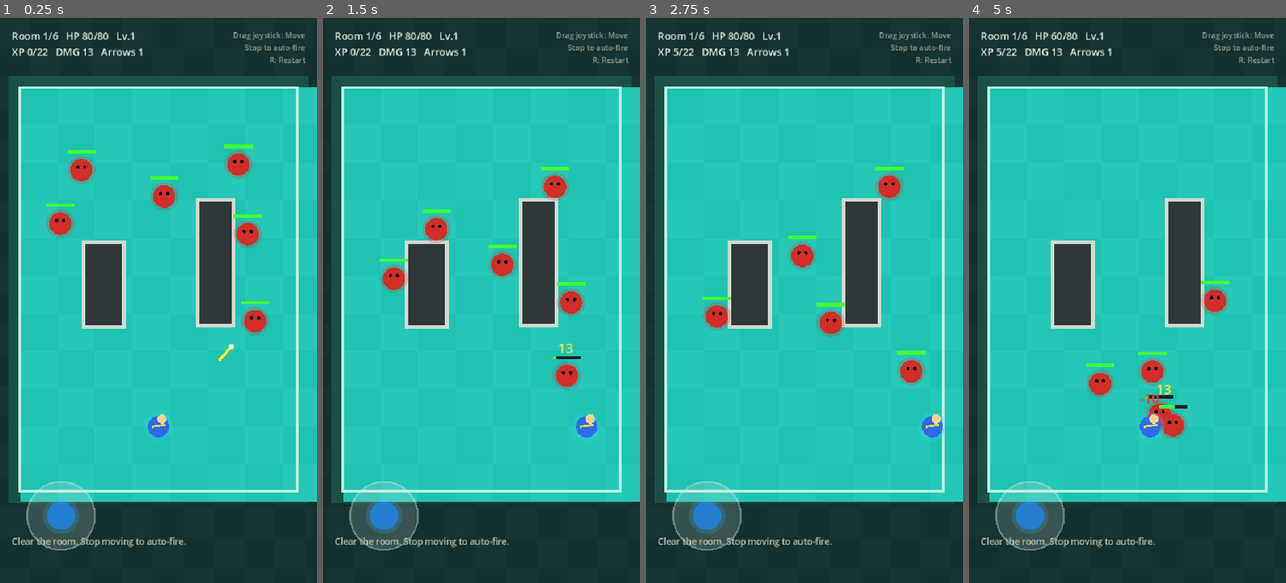
Above: before the commit, frames 1-4 (left to right).
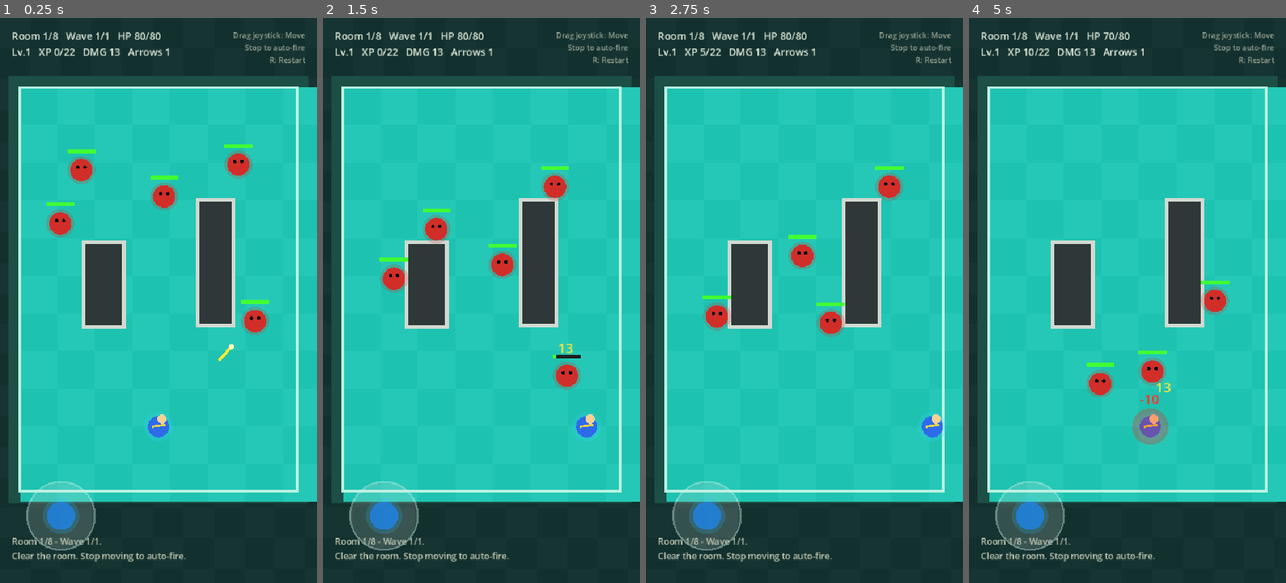
Above: after the commit, the same moments.

Repository: Stoner609/jade-bow-arrow
Game: Godot game, scene res://Main.tscn
Two runs of this game, one before a commit and one after it. Both use one fixed random seed, a clock stepped at 60 frames per second and the inputs below.
Inputs (mouse positions are in pixels of both pictures, inside the frame that each line leads up to):
- Up to frame 1 (0.25 s): no input
- Up to frame 2 (1.5 s): tap Enter at 0.5 s; move the mouse to (551, 272) at 0.52 s; hold Right (move_right) 0.53-1.25 s; tap 1 at 0.6 s; click (551, 272) at 0.67 s; drag from (418, 328) to (465, 413) at 1.27 s
- Up to frame 3 (2.75 s): move the mouse to (836, 176) at 2.02 s; hold Right (move_right) from 2.03 s (still down); tap 3 at 2.1 s
- Up to frame 4 (5 s): release Right (move_right) at 2.75 s; drag from (1111, 413) to (1032, 215) at 2.77 s; move the mouse to (1222, 385) at 3.52 s; hold Left (move_left) 3.53-4.25 s; tap 2 at 3.6 s; drag from (1032, 215) to (1079, 159) at 4.27 s

The runs differ from the first frame. In frame 1, 2.0% of the frame differs, in the area x 3-85%, y 2-97%; in frame 2, 2.0%; in frame 3, 2.0%; in frame 4, 2.6%, in the area x 3-79%, y 2-97%.

Commit message:
Add playable chapter waves and boss room

Diff:
--- a/scripts/actors/enemy.gd
+++ b/scripts/actors/enemy.gd
@@ -13,13 +13,24 @@
 	var hp := 24 + room_index * 6
 	var speed := 92.0 + room_index * 5.0
 	var touch := 9 + room_index
+	var radius := 19.0
 	if kind == "spitter":
 		hp = 19 + room_index * 5
 		speed = 74.0
+	elif kind == "runner":
+		hp = 18 + room_index * 5
+		speed = 138.0 + room_index * 4.0
+		touch = 8 + room_index
 	elif kind == "brute":
 		hp = 46 + room_index * 10
 		speed = 64.0
 		touch = 15 + room_index
+		radius = 22.0
+	elif kind == "boss":
+		hp = 280 + room_index * 28
+		speed = 58.0
+		touch = 20 + room_index
+		radius = 32.0
 
 	return {
 		"kind": kind,
@@ -28,6 +39,7 @@
 		"max_hp": hp,
 		"speed": speed,
 		"touch": touch,
+		"radius": radius,
 		"hit_cd": 0.0,
 		"shoot_cd": rng.randf_range(0.4, 1.4)
 	}
@@ -36,6 +48,10 @@
 static func color_for(kind: String) -> Color:
 	if kind == "spitter":
 		return Color(0.58, 0.18, 0.82)
+	if kind == "runner":
+		return Color(0.92, 0.42, 0.12)
 	if kind == "brute":
 		return Color(0.16, 0.46, 0.24)
+	if kind == "boss":
+		return Color(0.58, 0.08, 0.12)
 	return Color(0.82, 0.18, 0.16)
--- a/scripts/core/constants.gd
+++ b/scripts/core/constants.gd
@@ -2,7 +2,7 @@
 
 const VIEW_SIZE := Vector2(540, 960)
 const ARENA := Rect2(Vector2(34, 118), Vector2(472, 686))
-const MAX_ROOMS := 6
+const MAX_ROOMS := 8
 const PLAYER_RADIUS := 18.0
 const ENEMY_RADIUS := 19.0
 const ARROW_RADIUS := 6.0
--- a/scripts/core/game.gd
+++ b/scripts/core/game.gd
@@ -21,6 +21,9 @@
 var rng := RandomNumberGenerator.new()
 var mode := Mode.PLAYING
 var room_index := 1
+var wave_index := 0
+var total_waves := 1
+var wave_break_timer := 0.0
 var elapsed := 0.0
 var room_clear := false
 var fire_timer := 0.0
@@ -63,6 +66,7 @@
 	_update_enemies(delta)
 	_update_pickups()
 	_update_floating_texts(delta)
+	_update_wave_flow(delta)
 	_check_room_clear()
 	_refresh()
 
@@ -132,6 +136,9 @@
 func _new_run() -> void:
 	mode = Mode.PLAYING
 	room_index = 1
+	wave_index = 0
+	total_waves = 1
+	wave_break_timer = 0.0
 	elapsed = 0.0
 	fire_timer = 0.0
 	damage_flash = 0.0
@@ -157,12 +164,23 @@
 	arrows.clear()
 	enemy_shots.clear()
 	pickups.clear()
+	wave_break_timer = 0.0
 	_generate_obstacles()
-
-	var count := 4 + room_index * 2
-	for i in count:
-		var kind := EnemyModel.choose_kind(room_index, rng)
+	total_waves = RoomManager.wave_count(room_index, Constants.MAX_ROOMS)
+	wave_index = 0
+	_start_next_wave()
+
+
+# 用途：產生目前房間的下一波敵人。
+func _start_next_wave() -> void:
+	wave_index += 1
+	var wave: Array[String] = RoomManager.enemy_wave(room_index, wave_index, Constants.MAX_ROOMS)
+	for kind in wave:
 		_spawn_enemy(kind)
+	if room_index >= Constants.MAX_ROOMS:
+		_log("Final room. Defeat the boss.")
+	else:
+		_log("Room %d/%d - Wave %d/%d." % [room_index, Constants.MAX_ROOMS, wave_index, total_waves])
 
 
 # 用途：依照房間編號產生不同配置的場地障礙物。
@@ -263,7 +281,15 @@
 
 		var to_player: Vector2 = player.pos - enemy.pos
 		var distance: float = to_player.length()
-		if enemy.kind == "spitter" and distance < 520.0:
+		if enemy.kind == "boss" and distance < 620.0:
+			if distance < 300.0:
+				enemy.pos -= to_player.normalized() * float(enemy.speed) * 0.35 * delta
+			elif distance > 420.0:
+				enemy.pos += to_player.normalized() * float(enemy.speed) * delta
+			if enemy.shoot_cd <= 0.0:
+				_fire_enemy_spread(enemy.pos, to_player.normalized(), 5, 0.22)
+				enemy.shoot_cd = rng.randf_range(1.0, 1.35)
+		elif enemy.kind == "spitter" and distance < 520.0:
 			if distance < 220.0:
 				enemy.pos -= to_player.normalized() * float(enemy.speed) * 0.7 * delta
 			if enemy.shoot_cd <= 0.0:
@@ -272,10 +298,11 @@
 		else:
 			enemy.pos += to_player.normalized() * float(enemy.speed) * delta
 
-		enemy.pos = _clamp_to_arena(enemy.pos, Constants.ENEMY_RADIUS)
-		enemy.pos = _push_out_of_obstacles(enemy.pos, Constants.ENEMY_RADIUS)
-
-		if distance <= Constants.PLAYER_RADIUS + Constants.ENEMY_RADIUS + 2.0 and enemy.hit_cd <= 0.0:
+		var radius: float = enemy.get("radius", Constants.ENEMY_RADIUS)
+		enemy.pos = _clamp_to_arena(enemy.pos, radius)
+		enemy.pos = _push_out_of_obstacles(enemy.pos, radius)
+
+		if distance <= Constants.PLAYER_RADIUS + radius + 2.0 and enemy.hit_cd <= 0.0:
 			_damage_player(int(enemy.touch))
 			enemy.hit_cd = 0.75
 
@@ -283,6 +310,15 @@
 # 用途：從指定位置朝指定方向產生敵人的遠程子彈。
 func _fire_enemy_shot(origin: Vector2, direction: Vector2) -> void:
 	enemy_shots.append(EnemyShotModel.create(origin, direction, room_index))
+
+
+# 用途：讓 Boss 或特殊敵人一次發射多顆散射子彈。
+func _fire_enemy_spread(origin: Vector2, direction: Vector2, count: int, spread: float) -> void:
+	for i in count:
+		var offset := 0.0
+		if count > 1:
+			offset = (float(i) - float(count - 1) * 0.5) * spread
+		_fire_enemy_shot(origin, direction.rotated(offset))
 
 
 # 用途：更新敵人子彈飛行、撞牆消失與命中玩家傷害。
@@ -308,11 +344,13 @@
 	enemy.pos += direction * 8.0
 	floating_texts.append({"pos": enemy.pos + Vector2(-12, -24), "text": str(damage), "color": Color(1.0, 0.9, 0.22), "life": 0.65})
 	if enemy.hp <= 0:
-		var xp_value: int = 4 + room_index
+		var xp_value: int = 24 if enemy.kind == "boss" else 4 + room_index
 		var drop_pos: Vector2 = enemy.pos
 		enemies.remove_at(index)
 		pickups.append(PickupModel.xp(drop_pos, xp_value))
-		if rng.randf() < 0.16:
+		if enemy.kind == "boss":
+			pickups.append(PickupModel.heart(drop_pos + Vector2(20, 12), 28))
+		elif rng.randf() < 0.16:
 			pickups.append(PickupModel.heart(drop_pos + Vector2(rng.randf_range(-18, 18), rng.randf_range(-18, 18)), 12))
 
 
@@ -377,10 +415,26 @@
 func _check_room_clear() -> void:
 	if room_clear or enemies.size() > 0:
 		return
+	if wave_index < total_waves:
+		if wave_break_timer <= 0.0:
+			wave_break_timer = 1.15
+			arrows.clear()
+			enemy_shots.clear()
+			_log("Wave clear. Next wave incoming.")
+		return
 	room_clear = true
 	arrows.clear()
 	enemy_shots.clear()
 	_log("Room clear. Enter the glowing gate.")
+
+
+# 用途：處理波次之間的短暫間隔，倒數結束後生成下一波敵人。
+func _update_wave_flow(delta: float) -> void:
+	if wave_break_timer <= 0.0 or enemies.size() > 0 or room_clear:
+		return
+	wave_break_timer -= delta
+	if wave_break_timer <= 0.0 and wave_index < total_waves:
+		_start_next_wave()
 
 
 # 用途：玩家進入傳送門後推進到下一房，或在最後房間通關。
@@ -390,7 +444,8 @@
 		_log("Chapter cleared. Press R for another run.")
 		return
 	room_index += 1
-	player.hp = min(int(player.max_hp), int(player.hp) + 10)
+	var room_heal := 16 if room_index == Constants.MAX_ROOMS else 10
+	player.hp = min(int(player.max_hp), int(player.hp) + room_heal)
 	player.pos = _player_start_position()
 	_spawn_room()
 	_log("Room %d/%d. Keep moving between shots." % [room_index, Constants.MAX_ROOMS])
@@ -418,7 +473,8 @@
 # 用途：檢查指定圓形範圍是否命中敵人，回傳命中的敵人索引。
 func _enemy_hit_by(pos: Vector2, radius: float) -> int:
 	for i in enemies.size():
-		if pos.distance_to(enemies[i].pos) <= radius + Constants.ENEMY_RADIUS:
+		var enemy_radius: float = enemies[i].get("radius", Constants.ENEMY_RADIUS)
+		if pos.distance_to(enemies[i].pos) <= radius + enemy_radius:
 			return i
 	return -1
 
@@ -475,7 +531,7 @@
 # 用途：更新 HUD、訊息紀錄文字，並要求畫面重新繪製。
 func _refresh() -> void:
 	var xp_needed: int = _xp_needed()
-	hud.text = HudPresenter.hud_text(room_index, Constants.MAX_ROOMS, player, xp_needed)
+	hud.text = HudPresenter.hud_text(room_index, Constants.MAX_ROOMS, wave_index, total_waves, player, xp_needed)
 	log_label.text = HudPresenter.recent_messages(messages, 3)
 	queue_redraw()
 
@@ -551,11 +607,13 @@
 func _draw_enemies() -> void:
 	for enemy in enemies:
 		var color: Color = EnemyModel.color_for(enemy.kind)
-		draw_circle(enemy.pos, Constants.ENEMY_RADIUS + 5.0, Color(color.r, color.g, color.b, 0.22))
-		draw_circle(enemy.pos, Constants.ENEMY_RADIUS, color)
-		draw_circle(enemy.pos + Vector2(-6, -5), 3.0, Color(0.05, 0.05, 0.05))
-		draw_circle(enemy.pos + Vector2(6, -5), 3.0, Color(0.05, 0.05, 0.05))
-		var bar := Rect2(enemy.pos + Vector2(-24, -34), Vector2(48, 6))
+		var radius: float = enemy.get("radius", Constants.ENEMY_RADIUS)
+		draw_circle(enemy.pos, radius + 5.0, Color(color.r, color.g, color.b, 0.22))
+		draw_circle(enemy.pos, radius, color)
+		draw_circle(enemy.pos + Vector2(-radius * 0.32, -radius * 0.25), 3.0, Color(0.05, 0.05, 0.05))
+		draw_circle(enemy.pos + Vector2(radius * 0.32, -radius * 0.25), 3.0, Color(0.05, 0.05, 0.05))
+		var bar_width := 72.0 if enemy.kind == "boss" else 48.0
+		var bar := Rect2(enemy.pos + Vector2(-bar_width * 0.5, -radius - 16), Vector2(bar_width, 6))
 		draw_rect(bar, Color(0.12, 0.12, 0.12))
 		draw_rect(Rect2(bar.position, Vector2(bar.size.x * max(0.0, float(enemy.hp) / float(enemy.max_hp)), bar.size.y)), Color(0.26, 1.0, 0.2))
 
--- a/scripts/rooms/room_manager.gd
+++ b/scripts/rooms/room_manager.gd
@@ -21,3 +21,35 @@
 
 static func gate_position(arena: Rect2) -> Vector2:
 	return Vector2(arena.get_center().x, arena.position.y + 26)
+
+
+static func wave_count(room_index: int, max_rooms: int) -> int:
+	if room_index >= max_rooms:
+		return 1
+	if room_index <= 2:
+		return 1
+	if room_index <= 5:
+		return 2
+	return 3
+
+
+static func enemy_wave(room_index: int, wave_index: int, max_rooms: int) -> Array[String]:
+	if room_index >= max_rooms:
+		return ["boss"]
+
+	var enemies: Array[String] = []
+	var crawler_count: int = 3 + room_index + wave_index
+	for i in crawler_count:
+		enemies.append("crawler")
+
+	if room_index >= 2:
+		enemies.append("spitter")
+	if room_index >= 4:
+		enemies.append("runner")
+	if room_index >= 5 and wave_index >= 2:
+		enemies.append("brute")
+	if room_index >= 7:
+		enemies.append("spitter")
+		enemies.append("runner")
+
+	return enemies
--- a/scripts/ui/hud_presenter.gd
+++ b/scripts/ui/hud_presenter.gd
@@ -1,9 +1,11 @@
 extends RefCounted
 
-static func hud_text(room_index: int, max_rooms: int, player: Dictionary, xp_needed: int) -> String:
-	return "Room %d/%d   HP %d/%d   Lv.%d\nXP %d/%d   DMG %d   Arrows %d" % [
+static func hud_text(room_index: int, max_rooms: int, wave_index: int, total_waves: int, player: Dictionary, xp_needed: int) -> String:
+	return "Room %d/%d   Wave %d/%d   HP %d/%d\nLv.%d   XP %d/%d   DMG %d   Arrows %d" % [
 		room_index,
 		max_rooms,
+		wave_index,
+		total_waves,
 		player.hp,
 		player.max_hp,
 		player.level,
--- a/tests/smoke_test.gd
+++ b/tests/smoke_test.gd
@@ -27,6 +27,10 @@
 		push_error("Enemies were not spawned.")
 		quit(1)
 		return
+	if game.total_waves <= 0 or game.wave_index <= 0:
+		push_error("Room wave state was not initialized.")
+		quit(1)
+		return
 
 	game.fire_timer = 0.0
 	game._fire_at_nearest_enemy()
@@ -38,6 +42,7 @@
 
 	var original_room: int = game.room_index
 	game.enemies.clear()
+	game.wave_index = game.total_waves
 	game._check_room_clear()
 	if not game.room_clear:
 		push_error("Room clear state was not detected.")
@@ -51,4 +56,11 @@
 		quit(1)
 		return
 
+	game.room_index = game.Constants.MAX_ROOMS
+	game._spawn_room()
+	if game.total_waves != 1 or game.enemies.is_empty() or game.enemies[0].kind != "boss":
+		push_error("Boss room did not spawn the expected boss wave.")
+		quit(1)
+		return
+
 	quit(0)
Not shown, changed: README.md
